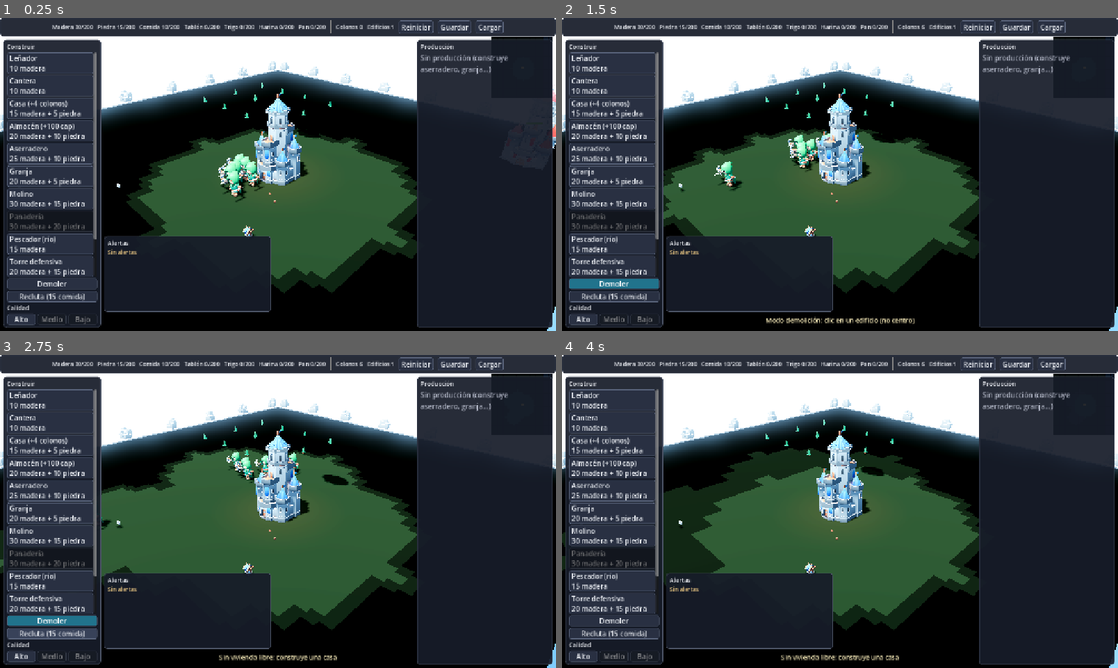
Above: before the commit, frames 1-4 (two rows, left to right).
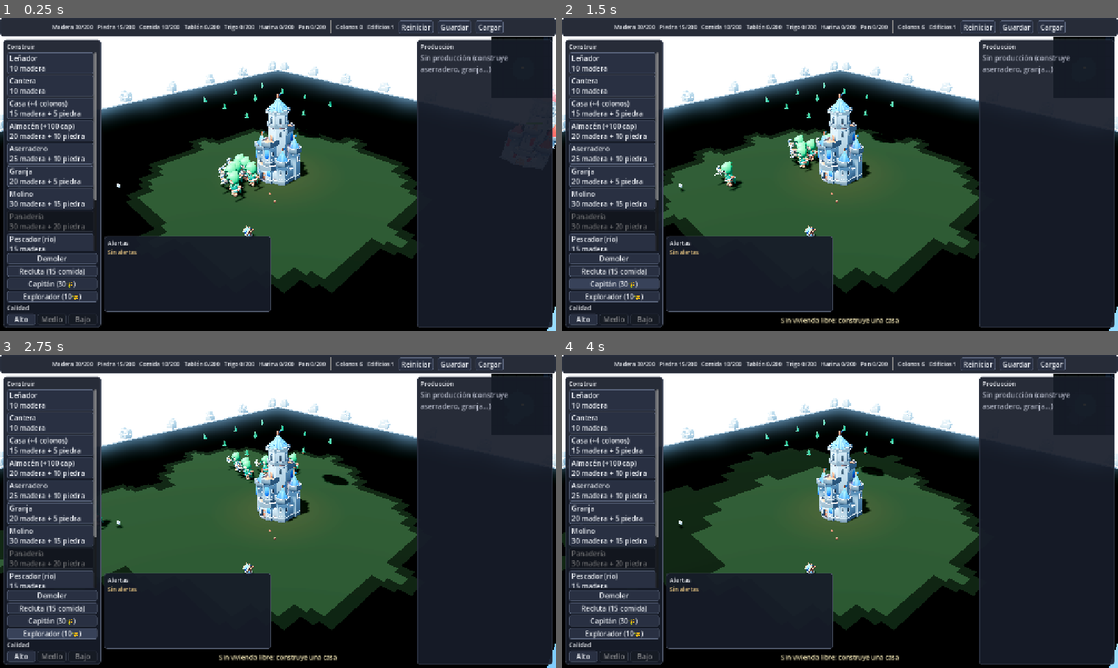
Above: after the commit, the same moments.

Repository: DilesZ/Espa-aSettlers
Game: Godot game, scene res://scenes/main.tscn
Two runs of this game, one before a commit and one after it. Both use one fixed random seed, a clock stepped at 60 frames per second and the inputs below.
Inputs (mouse positions are in pixels of both pictures, inside the frame that each line leads up to):
- Up to frame 1 (0.25 s): no input
- Up to frame 2 (1.5 s): click "Recluta (15 comida)" at 0.5 s; click (612, 284) at 1.25 s, where only the run after the commit has a clickable "Capitán (30🌾)"
- Up to frame 3 (2.75 s): click (50, 633) at 2 s, where only the run after the commit has a clickable "Explorador (10🌾)"
- Up to frame 4 (4 s): click "Reiniciar" at 2.75 s; click "Reiniciar" at 3.5 s

The runs differ from the first frame. In frame 1, 1.0% of the frame differs, in the area x 1-18%, y 57-91%; in frame 2, 1.7%, in the area x 1-64%, y 57-98%; in frame 3, 1.4%; in frame 4, 1.0%.

Commit message:
feat(godot): heroes capitan/explorador + clima lluvia/niebla

Diff:
--- a/godot/scenes/main.tscn
+++ b/godot/scenes/main.tscn
@@ -14,6 +14,7 @@
 [ext_resource type="Script" path="res://scripts/world/details.gd" id="12"]
 [ext_resource type="Script" path="res://scripts/systems/music_director.gd" id="13"]
 [ext_resource type="Script" path="res://scripts/world/trade_ship.gd" id="14"]
+[ext_resource type="Script" path="res://scripts/world/weather.gd" id="15"]
 
 [sub_resource type="Environment" id="Environment_1"]
 background_mode = 2
@@ -108,6 +109,9 @@
 [node name="TradeShip" type="Node3D" parent="."]
 script = ExtResource("14")
 
+[node name="Weather" type="Node3D" parent="."]
+script = ExtResource("15")
+
 [node name="HUD" type="CanvasLayer" parent="."]
 script = ExtResource("4")
 
--- a/godot/scripts/systems/fog_of_war.gd
+++ b/godot/scripts/systems/fog_of_war.gd
@@ -12,7 +12,8 @@
 ##   máx, barato a 2 Hz), filtrado así:
 ##     * enemigos (grupos "raiders" / "ai_building_nodes") → se ignoran (no aportan visión)
 ##     * `node.get("carry") != null` → Settler (tiene `var carry`) → rango 8
-##     * grupo "recruits" (o clase Recruit) → rango 8
+##     * grupo "recruits" (o clase Recruit) → rango `vision` si existe, 8 si no
+##     * `node.get("vision") != null` (Captain 8, Explorer 20) → rango vision
 ##     * resto de CharacterBody3D → se ignora (seguro por defecto)
 ## - Posición de unidad: `global_position` (nulo-seguro, solo si es Node3D válido).
 ##
@@ -123,10 +124,15 @@
 			continue
 		var is_settler: bool = n.get("carry") != null
 		var is_recruit: bool = n.is_in_group("recruits") or n is Recruit
-		if not (is_settler or is_recruit):
+		var has_vision: bool = n.get("vision") != null
+		if not (is_settler or is_recruit or has_vision):
 			continue
+		var unit_range: float = RANGE_UNIT
+		var vis: Variant = n.get("vision")
+		if vis != null and float(vis) > 0.0:
+			unit_range = float(vis)
 		var p: Vector3 = node3d.global_position
-		viewers.append({"x": p.x, "z": p.z, "range": RANGE_UNIT})
+		viewers.append({"x": p.x, "z": p.z, "range": unit_range})
 		count += 1
 	return viewers
 
--- a/godot/scripts/ui/hud.gd
+++ b/godot/scripts/ui/hud.gd
@@ -28,6 +28,8 @@
 var _palette_btns: Dictionary = {}
 var _demolish_btn: Button
 var _recruit_btn: Button
+var _captain_btn: Button
+var _explorer_btn: Button
 var _quality_btns: Dictionary = {}
 var _prod_rows: VBoxContainer
 var _alerts_label: Label
@@ -199,6 +201,14 @@
 	_recruit_btn.alignment = HORIZONTAL_ALIGNMENT_CENTER
 	_recruit_btn.pressed.connect(_on_recruit_pressed)
 	vb.add_child(_recruit_btn)
+	_captain_btn = _dark_button("Capitán (30🌾)")
+	_captain_btn.alignment = HORIZONTAL_ALIGNMENT_CENTER
+	_captain_btn.pressed.connect(_on_captain_pressed)
+	vb.add_child(_captain_btn)
+	_explorer_btn = _dark_button("Explorador (10🌾)")
+	_explorer_btn.alignment = HORIZONTAL_ALIGNMENT_CENTER
+	_explorer_btn.pressed.connect(_on_explorer_pressed)
+	vb.add_child(_explorer_btn)
 	vb.add_child(_title("Calidad"))
 	var qh := HBoxContainer.new()
 	qh.add_theme_constant_override("separation", 4)
@@ -498,6 +508,18 @@
 		GameState.message = err
 
 
+func _on_captain_pressed() -> void:
+	var err: String = Captain.train()
+	if err != "":
+		GameState.message = err
+
+
+func _on_explorer_pressed() -> void:
+	var err: String = Explorer.train()
+	if err != "":
+		GameState.message = err
+
+
 func _on_quality_pressed(level: String) -> void:
 	Quality.apply(level)
 	_refresh_quality()
--- /dev/null
+++ b/godot/scripts/units/captain.gd
@@ -0,0 +1,339 @@
+class_name Captain
+extends CharacterBody3D
+## Capitán: como Recruit pero élite (HP 120, DPS 14, speed 5.5).
+## Knight.glb tintado dorado (fallback cápsula dorada) + penacho rojo.
+## Grupo "recruits" (raiders/torres lo tratan como combatiente) + vision=8.
+## CharacterBody3D + NavigationAgent3D construido por código (sin escena).
+## Reelige objetivo cada 0.5s: raider vivo más cercano o edificio IA más
+## cercano. Ataca raiders a < 2.0 m y edificios IA a < 3.0 m con CAPTAIN_DPS.
+
+const SPEED := 5.5 ## Marcha (igual que max_speed del agente).
+const RETARGET := 0.5 ## Segundos entre reelecciones de objetivo.
+const RAIDER_RANGE := 2.0 ## Distancia de ataque contra raiders.
+const BUILDING_RANGE := 3.0 ## Distancia de ataque contra edificios IA.
+const TRAIN_POS := Vector3(0.0, 0.0, 4.0) ## Punto de aparición al entrenar.
+const MODEL_PATH := "res://assets/cc0/characters/Knight.glb"
+const CAPTAIN_HP := 120.0
+const CAPTAIN_DPS := 14.0
+const TRAIN_COST := 30
+
+static var _next_id := 0
+
+var hp: float = 0.0
+var recruit_id := ""
+var vision := 8.0
+
+var _target_raider: Node3D = null
+var _target_ai_id := ""
+var _retarget_t := 0.0
+var _gravity := 9.8
+var _built := false
+
+var nav: NavigationAgent3D
+
+
+## Crea un capitán en `pos`, lo registra en GameState.recruits ({id}) y lo
+## devuelve. El manager debe añadirlo al árbol con add_child().
+static func spawn(pos: Vector3) -> Captain:
+	var r := Captain.new()
+	r.position = pos
+	r._build()
+	r.recruit_id = "captain_%02d" % _next_id
+	_next_id += 1
+	if not r.is_in_group("recruits"):
+		r.add_to_group("recruits")
+	GameState.recruits.append({"id": r.recruit_id})
+	return r
+
+
+## Entrena un capitán en TRAIN_POS. Devuelve "" si va bien o el mensaje de
+## error: exige vivienda libre (settlers+recruits < min(housing_cap(casas),
+## MAX_SETTLERS)) y comida >= TRAIN_COST (la descuenta).
+static func train() -> String:
+	var casas := 0
+	for b in GameState.buildings:
+		if b is Dictionary and str((b as Dictionary).get("type", "")) == "casa":
+			casas += 1
+	var cap: int = mini(Economy.housing_cap(casas), Economy.MAX_SETTLERS)
+	if GameState.settlers.size() + GameState.recruits.size() >= cap:
+		return "Sin vivienda libre: construye una casa"
+	if float(GameState.resources.get("comida", 0.0)) < float(TRAIN_COST):
+		return "Comida insuficiente: necesitas 30"
+	GameState.resources["comida"] = float(GameState.resources.get("comida", 0.0)) - float(TRAIN_COST)
+	GameState.resources_changed.emit()
+	var r := Captain.spawn(TRAIN_POS)
+	var ml := Engine.get_main_loop()
+	if ml is SceneTree:
+		var st := ml as SceneTree
+		if st.current_scene != null:
+			st.current_scene.add_child(r)
+		elif st.root != null:
+			st.root.add_child(r)
+	return ""
+
+
+func _ready() -> void:
+	_build()
+	_gravity = float(ProjectSettings.get_setting("physics/3d/default_gravity", 9.8))
+	if not is_in_group("recruits"):
+		add_to_group("recruits")
+
+
+## Construye hijos por código (idempotente).
+func _build() -> void:
+	if _built:
+		return
+	_built = true
+	hp = float(CAPTAIN_HP)
+	floor_snap_length = 0.3
+
+	var col := CollisionShape3D.new()
+	col.name = "Body"
+	var cap := CapsuleShape3D.new()
+	cap.radius = 0.35
+	cap.height = 1.5
+	col.shape = cap
+	col.position = Vector3(0.0, 0.75, 0.0)
+	add_child(col)
+
+	_build_visual()
+
+	nav = NavigationAgent3D.new()
+	nav.name = "Nav"
+	nav.max_speed = SPEED
+	nav.path_desired_distance = 0.4
+	nav.target_desired_distance = 0.5
+	add_child(nav)
+
+
+## Knight.glb como hijo "Visual"; si no carga, cápsula dorada + lanza.
+## En ambos casos penacho rojo encima.
+func _build_visual() -> void:
+	var visual := Node3D.new()
+	visual.name = "Visual"
+	add_child(visual)
+	var packed: PackedScene = null
+	if ResourceLoader.exists(MODEL_PATH):
+		packed = load(MODEL_PATH) as PackedScene
+	if packed != null and packed.can_instantiate():
+		visual.add_child(packed.instantiate())
+		_add_plume(visual)
+		return
+	var mat := StandardMaterial3D.new()
+	mat.albedo_color = Color("#d4af37")
+	mat.roughness = 0.8
+	var capsule := CapsuleMesh.new()
+	capsule.radius = 0.35
+	capsule.height = 1.5
+	var body := MeshInstance3D.new()
+	body.name = "Body"
+	body.mesh = capsule
+	body.material_override = mat
+	body.position = Vector3(0.0, 0.85, 0.0)
+	visual.add_child(body)
+
+	var lance_mat := StandardMaterial3D.new()
+	lance_mat.albedo_color = Color(0.6, 0.6, 0.65)
+	lance_mat.roughness = 0.5
+	var lance_mesh := BoxMesh.new()
+	lance_mesh.size = Vector3(0.12, 0.12, 1.3)
+	var lance := MeshInstance3D.new()
+	lance.name = "Lance"
+	lance.mesh = lance_mesh
+	lance.material_override = lance_mat
+	lance.position = Vector3(0.35, 1.1, 0.25)
+	visual.add_child(lance)
+	_add_plume(visual)
+
+
+## Penacho: caja roja pequeña encima del casco.
+func _add_plume(parent: Node3D) -> void:
+	var plume_mat := StandardMaterial3D.new()
+	plume_mat.albedo_color = Color("#e63946")
+	plume_mat.roughness = 0.7
+	var plume_mesh := BoxMesh.new()
+	plume_mesh.size = Vector3(0.12, 0.22, 0.4)
+	var plume := MeshInstance3D.new()
+	plume.name = "Plume"
+	plume.mesh = plume_mesh
+	plume.material_override = plume_mat
+	plume.position = Vector3(0.0, 1.95, -0.05)
+	parent.add_child(plume)
+
+
+func _physics_process(delta: float) -> void:
+	if is_on_floor():
+		if velocity.y < 0.0:
+			velocity.y = -0.5
+	else:
+		velocity.y -= _gravity * delta
+	_retarget_t -= delta
+	if _retarget_t <= 0.0:
+		_retarget_t = RETARGET
+		_retarget()
+	_validate_target()
+	if _target_raider == null and _target_ai_id == "":
+		_retarget()
+		_validate_target()
+	if _target_raider != null:
+		var tp: Vector3 = _target_raider.global_position
+		if _flat_dist(tp) <= RAIDER_RANGE:
+			velocity.x = 0.0
+			velocity.z = 0.0
+			_hit_raider(delta)
+		else:
+			_move_to(tp)
+	elif _target_ai_id != "":
+		var b := _find_ai_building(_target_ai_id)
+		if b.is_empty():
+			_target_ai_id = ""
+		else:
+			var bp := _bpos(b)
+			if _flat_dist(bp) <= BUILDING_RANGE:
+				velocity.x = 0.0
+				velocity.z = 0.0
+				_hit_ai_building(b, delta)
+			else:
+				_move_to(bp)
+	else:
+		velocity.x = 0.0
+		velocity.z = 0.0
+	move_and_slide()
+
+
+## Reelige objetivo: raider vivo más cercano, o edificio IA más cercano.
+func _retarget() -> void:
+	_target_raider = _nearest_raider()
+	if _target_raider != null:
+		_target_ai_id = ""
+		return
+	var b := _nearest_ai_building()
+	if b.is_empty():
+		_target_ai_id = ""
+	else:
+		_target_ai_id = str(b.get("id", ""))
+
+
+## Limpia objetivos muertos/destruidos/liberados.
+func _validate_target() -> void:
+	if _target_raider != null:
+		if (not is_instance_valid(_target_raider) or _target_raider.is_queued_for_deletion()
+				or _target_raider.get("hp") == null
+				or float(_target_raider.get("hp")) <= 0.0):
+			_target_raider = null
+	if _target_ai_id != "" and _find_ai_building(_target_ai_id).is_empty():
+		_target_ai_id = ""
+
+
+func _nearest_raider() -> Node3D:
+	if not is_inside_tree():
+		return null
+	var best: Node3D = null
+	var best_d := INF
+	for n in get_tree().get_nodes_in_group("raiders"):
+		if not (n is Node3D):
+			continue
+		var nd := n as Node3D
+		if nd.is_queued_for_deletion():
+			continue
+		var h: Variant = nd.get("hp")
+		if h == null or float(h) <= 0.0:
+			continue
+		var d := _flat_dist(nd.global_position)
+		if d < best_d:
+			best_d = d
+			best = nd
+	return best
+
+
+func _nearest_ai_building() -> Dictionary:
+	var best: Dictionary = {}
+	var best_d := INF
+	for b in GameState.ai_buildings:
+		if not (b is Dictionary):
+			continue
+		var d := b as Dictionary
+		if float(d.get("hp", 0.0)) <= 0.0:
+			continue
+		var dist := _flat_dist(_bpos(d))
+		if dist < best_d:
+			best_d = dist
+			best = d
+	return best
+
+
+## Daña al raider; si muere lo libera y borra su dict de GameState.raiders.
+func _hit_raider(delta: float) -> void:
+	if _target_raider == null or not is_instance_valid(_target_raider):
+		_target_raider = null
+		return
+	var cur := float(_target_raider.get("hp")) - float(CAPTAIN_DPS) * delta
+	_target_raider.set("hp", cur)
+	if cur <= 0.0:
+		var rid := str(_target_raider.get("raider_id"))
+		for i in range(GameState.raiders.size()):
+			var d: Variant = GameState.raiders[i]
+			if d is Dictionary and str((d as Dictionary).get("id", "")) == rid:
+				GameState.raiders.remove_at(i)
+				break
+		_target_raider.queue_free()
+		_target_raider = null
+
+
+## Daña el edificio IA (dict por referencia); si cae lo borra de
+## GameState.ai_buildings.
+func _hit_ai_building(b: Dictionary, delta: float) -> void:
+	b["hp"] = float(b.get("hp", 0.0)) - float(CAPTAIN_DPS) * delta
+	if float(b.get("hp", 0.0)) > 0.0:
+		return
+	var bid := str(b.get("id", ""))
+	for i in range(GameState.ai_buildings.size()):
+		var d: Variant = GameState.ai_buildings[i]
+		if d is Dictionary and str((d as Dictionary).get("id", "")) == bid:
+			GameState.ai_buildings.remove_at(i)
+			break
+	_target_ai_id = ""
+
+
+## Avanza hacia `target` (vía nav si hay mapa, si no en línea recta).
+func _move_to(target: Vector3) -> void:
+	var to := target - global_position
+	to.y = 0.0
+	if to.length() < 0.05:
+		velocity.x = 0.0
+		velocity.z = 0.0
+		return
+	if _nav_ready():
+		nav.target_position = target
+		var next := nav.get_next_path_position()
+		var nd := next - global_position
+		nd.y = 0.0
+		if nd.length() > 0.05:
+			var dir := nd.normalized()
+			velocity.x = dir.x * SPEED
+			velocity.z = dir.z * SPEED
+			return
+	var straight := to.normalized()
+	velocity.x = straight.x * SPEED
+	velocity.z = straight.z * SPEED
+
+
+func _nav_ready() -> bool:
+	return nav != null and is_inside_tree() and NavigationServer3D.map_is_active(nav.get_navigation_map())
+
+
+func _flat_dist(p: Vector3) -> float:
+	var d := p - global_position
+	d.y = 0.0
+	return d.length()
+
+
+func _find_ai_building(bid: String) -> Dictionary:
+	for b in GameState.ai_buildings:
+		if b is Dictionary and str((b as Dictionary).get("id", "")) == bid:
+			return b as Dictionary
+	return {}
+
+
+static func _bpos(d: Dictionary) -> Vector3:
+	return Vector3(float(d.get("x", 0.0)), 0.0, float(d.get("z", 0.0)))
--- /dev/null
+++ b/godot/scripts/units/explorer.gd
@@ -0,0 +1,184 @@
+class_name Explorer
+extends CharacterBody3D
+## Explorador: HP 30, SIN ataque. Huye/explora: camina a un punto aleatorio
+## del mapa cada 8s a speed 7. Visual Rogue.glb (fallback cápsula).
+## SIN grupo "recruits" (los raiders buscan ese grupo, así lo ignoran).
+## vision=20 para la niebla de guerra. CharacterBody3D + NavigationAgent3D
+## construido por código (sin escena).
+
+const SPEED := 7.0 ## Marcha rápida de exploración.
+const WANDER_INTERVAL := 8.0 ## Segundos entre nuevos destinos.
+const TRAIN_POS := Vector3(0.0, 0.0, 4.0) ## Punto de aparición al entrenar.
+const MODEL_PATH := "res://assets/cc0/characters/Rogue.glb"
+const EXPLORER_HP := 30.0
+const TRAIN_COST := 10
+
+static var _next_id := 0
+
+var hp: float = 0.0
+var explorer_id := ""
+var vision := 20.0
+
+var nav: NavigationAgent3D
+
+var _wander_t := 0.0
+var _target := Vector3.ZERO
+var _has_target := false
+var _gravity := 9.8
+var _built := false
+
+
+## Crea un explorador en `pos`, lo registra en GameState.recruits ({id},
+## ocupa vivienda como el resto) y lo devuelve. El manager debe añadirlo
+## al árbol con add_child(). NO se une al grupo "recruits".
+static func spawn(pos: Vector3) -> Explorer:
+	var e := Explorer.new()
+	e.position = pos
+	e._build()
+	e.explorer_id = "explorer_%02d" % _next_id
+	_next_id += 1
+	GameState.recruits.append({"id": e.explorer_id})
+	return e
+
+
+## Entrena un explorador en TRAIN_POS. Devuelve "" si va bien o el mensaje
+## de error: exige vivienda libre y comida >= TRAIN_COST (la descuenta).
+static func train() -> String:
+	var casas := 0
+	for b in GameState.buildings:
+		if b is Dictionary and str((b as Dictionary).get("type", "")) == "casa":
+			casas += 1
+	var cap: int = mini(Economy.housing_cap(casas), Economy.MAX_SETTLERS)
+	if GameState.settlers.size() + GameState.recruits.size() >= cap:
+		return "Sin vivienda libre: construye una casa"
+	if float(GameState.resources.get("comida", 0.0)) < float(TRAIN_COST):
+		return "Comida insuficiente: necesitas 10"
+	GameState.resources["comida"] = float(GameState.resources.get("comida", 0.0)) - float(TRAIN_COST)
+	GameState.resources_changed.emit()
+	var e := Explorer.spawn(TRAIN_POS)
+	var ml := Engine.get_main_loop()
+	if ml is SceneTree:
+		var st := ml as SceneTree
+		if st.current_scene != null:
+			st.current_scene.add_child(e)
+		elif st.root != null:
+			st.root.add_child(e)
+	return ""
+
+
+func _ready() -> void:
+	_build()
+	_gravity = float(ProjectSettings.get_setting("physics/3d/default_gravity", 9.8))
+
+
+## Construye hijos por código (idempotente).
+func _build() -> void:
+	if _built:
+		return
+	_built = true
+	hp = float(EXPLORER_HP)
+	floor_snap_length = 0.3
+
+	var col := CollisionShape3D.new()
+	col.name = "Body"
+	var cap := CapsuleShape3D.new()
+	cap.radius = 0.35
+	cap.height = 1.5
+	col.shape = cap
+	col.position = Vector3(0.0, 0.75, 0.0)
+	add_child(col)
+
+	_build_visual()
+
+	nav = NavigationAgent3D.new()
+	nav.name = "Nav"
+	nav.max_speed = SPEED
+	nav.path_desired_distance = 0.4
+	nav.target_desired_distance = 0.5
+	add_child(nav)
+
+
+## Rogue.glb como hijo "Visual"; si no carga, cápsula de respaldo.
+func _build_visual() -> void:
+	var visual := Node3D.new()
+	visual.name = "Visual"
+	add_child(visual)
+	var packed: PackedScene = null
+	if ResourceLoader.exists(MODEL_PATH):
+		packed = load(MODEL_PATH) as PackedScene
+	if packed != null and packed.can_instantiate():
+		visual.add_child(packed.instantiate())
+		return
+	var mat := StandardMaterial3D.new()
+	mat.albedo_color = Color("#95d5b2")
+	mat.roughness = 0.8
+	var capsule := CapsuleMesh.new()
+	capsule.radius = 0.35
+	capsule.height = 1.5
+	var body := MeshInstance3D.new()
+	body.name = "Body"
+	body.mesh = capsule
+	body.material_override = mat
+	body.position = Vector3(0.0, 0.85, 0.0)
+	visual.add_child(body)
+
+
+func _physics_process(delta: float) -> void:
+	if is_on_floor():
+		if velocity.y < 0.0:
+			velocity.y = -0.5
+	else:
+		velocity.y -= _gravity * delta
+	_wander_t -= delta
+	if _wander_t <= 0.0 or not _has_target:
+		_wander_t = WANDER_INTERVAL
+		_pick_random_target()
+	if _has_target:
+		if _flat_dist(_target) < 0.6:
+			velocity.x = 0.0
+			velocity.z = 0.0
+		else:
+			_move_to(_target)
+	else:
+		velocity.x = 0.0
+		velocity.z = 0.0
+	move_and_slide()
+
+
+## Elige un punto aleatorio del mapa (evita el agua x > 22).
+func _pick_random_target() -> void:
+	_target = Vector3(randf_range(-28.0, 20.0), 0.0, randf_range(-28.0, 28.0))
+	_has_target = true
+
+
+## Avanza hacia `target` (vía nav si hay mapa, si no en línea recta).
+func _move_to(target: Vector3) -> void:
+	var to := target - global_position
+	to.y = 0.0
+	if to.length() < 0.05:
+		velocity.x = 0.0
+		velocity.z = 0.0
+		return
+	if _nav_ready():
+		nav.target_position = target
+		var next := nav.get_next_path_position()
+		var nd := next - global_position
+		nd.y = 0.0
+		if nd.length() > 0.05:
+			var dir := nd.normalized()
+			velocity.x = dir.x * SPEED
+			velocity.z = dir.z * SPEED
+			return
+	var straight := to.normalized()
+	velocity.x = straight.x * SPEED
+	velocity.z = straight.z * SPEED
+
+
+func _nav_ready() -> bool:
+	return nav != null and is_inside_tree() and NavigationServer3D.map_is_active(nav.get_navigation_map())
+
+
+func _flat_dist(p: Vector3) -> float:
+	var d := p - global_position
+	d.y = 0.0
+	return d.length()
--- /dev/null
+++ b/godot/scripts/world/weather.gd
@@ -0,0 +1,215 @@
+class_name Weather
+extends Node3D
+## Ciclo de clima procedural: CLEAR (60-90s aleatorio) <-> RAIN (25-40s).
+## Todo por código, sin escena: este nodo se instancia como hijo de Main.
+## Efectos de la lluvia:
+##   a) GPUParticles3D con 1500 gotas en caja de 70x20x70 sobre el mapa.
+##      SIN audio: el sonido lo lleva otro sistema.
+##   b) Freno global: Engine.time_scale 1.0 <-> 0.75 con lerp suave.
+##      NOTA: time_scale es GLOBAL (Engine), asi que la lluvia frena TODO el
+##      juego: fisica, timers, animaciones, DayNight, IA y el propio temporizador
+##      de este ciclo (las duraciones son tiempo de juego, no real).
+##   c) Niebla densa: solo toca fog_enabled / fog_density / fog_sky_affect del
+##      Environment del WorldEnvironment de la escena (buscado por clase,
+##      nulo-seguro). NO toca background/ambient: eso lo lleva DayNight.
+##   d) Avisa cada cambio via GameState.message (+ senal message_changed).
+
+enum State { CLEAR, RAIN }
+
+const CLEAR_MIN := 60.0
+const CLEAR_MAX := 90.0
+const RAIN_MIN := 25.0
+const RAIN_MAX := 40.0
+
+const CLEAR_TIME_SCALE := 1.0
+const RAIN_TIME_SCALE := 0.75
+const LERP_RATE := 2.0
+
+const RAIN_FOG_DENSITY := 0.02
+const RAIN_FOG_SKY_AFFECT := 0.5
+const CLEAR_FOG_DENSITY := 0.0
+
+const RAIN_AMOUNT := 1500
+const RAIN_CENTER := Vector3(0.0, 15.0, 0.0)
+const RAIN_EXTENTS := Vector3(35.0, 10.0, 35.0) # Caja 70x20x70.
+const RAIN_VELOCITY := 25.0 # Caida vertical (-Y).
+const RAIN_LIFETIME := 1.2
+const RAIN_COLOR := Color(0.55, 0.70, 1.0, 0.45) # Azul translucido.
+
+const MSG_RAIN_START := "Comienza la lluvia..."
+const MSG_RAIN_END := "Escampa."
+
+var _state: State = State.CLEAR
+var _timer := 0.0
+var _target_time_scale := CLEAR_TIME_SCALE
+var _target_fog_density := CLEAR_FOG_DENSITY
+
+var _rain: GPUParticles3D
+var _world_env: WorldEnvironment
+
+
+func _ready() -> void:
+	_build_rain()
+	_enter_clear(false)
+
+
+func _process(delta: float) -> void:
+	_refresh_cache()
+	_timer -= delta
+	if _timer <= 0.0:
+		if _state == State.CLEAR:
+			_enter_rain()
+		else:
+			_enter_clear(true)
+	_update_time_scale(delta)
+	_update_fog(delta)
+	_update_rain_emitting()
+
+
+func _exit_tree() -> void:
+	# No dejar el juego frenado si este nodo se libera.
+	Engine.time_scale = CLEAR_TIME_SCALE
+
+
+func _enter_clear(announce: bool) -> void:
+	_state = State.CLEAR
+	_timer = randf_range(CLEAR_MIN, CLEAR_MAX)
+	_target_time_scale = CLEAR_TIME_SCALE
+	_target_fog_density = CLEAR_FOG_DENSITY
+	if announce:
+		_set_message(MSG_RAIN_END)
+
+
+func _enter_rain() -> void:
+	_state = State.RAIN
+	_timer = randf_range(RAIN_MIN, RAIN_MAX)
+	_target_time_scale = RAIN_TIME_SCALE
+	_target_fog_density = RAIN_FOG_DENSITY
+	_set_message(MSG_RAIN_START)
+
+
+func _update_time_scale(delta: float) -> void:
+	if Engine.time_scale == _target_time_scale:
+		return
+	var w := 1.0 - exp(-LERP_RATE * delta)
+	Engine.time_scale = lerpf(Engine.time_scale, _target_time_scale, w)
+	if absf(Engine.time_scale - _target_time_scale) < 0.001:
+		Engine.time_scale = _target_time_scale
+
+
+func _update_fog(delta: float) -> void:
+	var env := _get_env()
+	if env == null:
+		return
+	if _target_fog_density > 0.0:
+		env.fog_enabled = true
+		env.fog_sky_affect = RAIN_FOG_SKY_AFFECT
+		var w := 1.0 - exp(-LERP_RATE * delta)
+		env.fog_density = lerpf(env.fog_density, _target_fog_density, w)
+	else:
+		var w0 := 1.0 - exp(-LERP_RATE * delta)
+		env.fog_density = lerpf(env.fog_density, CLEAR_FOG_DENSITY, w0)
+		if env.fog_density < 0.0005:
+			env.fog_density = CLEAR_FOG_DENSITY
+			env.fog_enabled = false
+
+
+func _update_rain_emitting() -> void:
+	if _rain == null or not is_instance_valid(_rain):
+		return
+	var want := _state == State.RAIN
+	if _rain.emitting != want:
+		_rain.emitting = want
+
+
+## Construye la lluvia por codigo: 1500 gotas, caja 70x20x70, caida -25Y.
+func _build_rain() -> void:
+	if _rain != null and is_instance_valid(_rain):
+		return
+	var particles := GPUParticles3D.new()
+	particles.name = "Rain"
+	particles.amount = RAIN_AMOUNT
+	particles.lifetime = RAIN_LIFETIME
+	particles.preprocess = RAIN_LIFETIME # Lluvia visible desde el primer frame.
+	particles.explosiveness = 0.0
+	particles.one_shot = false
+	particles.local_coords = false
+	particles.emitting = false
+	particles.position = RAIN_CENTER
+	# Evita que las gotas desaparezcan por frustum culling.
+	particles.visibility_aabb = AABB(Vector3(-40.0, -25.0, -40.0), Vector3(80.0, 45.0, 80.0))
+
+	var pm := ParticleProcessMaterial.new()
+	pm.emission_shape = ParticleProcessMaterial.EMISSION_SHAPE_BOX
+	pm.emission_box_extents = RAIN_EXTENTS
+	pm.direction = Vector3(0.0, -1.0, 0.0)
+	pm.spread = 3.0
+	pm.initial_velocity_min = RAIN_VELOCITY - 2.0
+	pm.initial_velocity_max = RAIN_VELOCITY + 2.0
+	pm.gravity = Vector3.ZERO
+	pm.color = RAIN_COLOR
+	particles.process_material = pm
+
+	var drop := BoxMesh.new()
+	drop.size = Vector3(0.04, 0.35, 0.04)
+	var mat := StandardMaterial3D.new()
+	mat.shading_mode = BaseMaterial3D.SHADING_MODE_UNSHADED
+	mat.transparency = BaseMaterial3D.TRANSPARENCY_ALPHA
+	mat.albedo_color = RAIN_COLOR
+	drop.material = mat
+	particles.draw_pass_1 = drop
+
+	add_child(particles)
+	_rain = particles
+
+
+## Rebusca el WorldEnvironment en la escena actual; nulo-seguro y con cache.
+## (Mismo patron que DayNight; solo se usa para la niebla.)
+func _refresh_cache() -> void:
+	if is_instance_valid(_world_env):
+		return
+	_world_env = null
+	var tree := get_tree()
+	if tree == null:
+		return
+	var scene := tree.current_scene
+	if scene == null:
+		return
+	_world_env = _find_first(scene, &"WorldEnvironment") as WorldEnvironment
+
+
+func _find_first(node: Node, cls: StringName) -> Node:
+	if node == null:
+		return null
+	if node.is_class(cls):
+		return node
+	for child in node.get_children():
+		var found := _find_first(child, cls)
+		if found != null:
+			return found
+	return null
+
+
+## Devuelve el Environment del WorldEnvironment (lo crea si falta, sin tocar
+## background/ambient: solo se usara para fog_*). Nulo si no hay entorno.
+func _get_env() -> Environment:
+	if not is_instance_valid(_world_env):
+		return null
+	var env := _world_env.environment
+	if env == null:
+		env = Environment.new()
+		_world_env.environment = env
+	return env
+
+
+## Aviso via GameState.message + senal, con guards (nulo-seguro fuera de Main).
+func _set_message(text: String) -> void:
+	var tree := get_tree()
+	if tree == null or tree.root == null:
+		return
+	var gs := tree.root.get_node_or_null("GameState")
+	if gs == null:
+		return
+	gs.set("message", text)
+	if gs.has_signal("message_changed"):
+		gs.emit_signal("message_changed", text)
Not shown: 1 places in godot/scenes/main.tscn that only renumber resources
Not shown, added: godot/scripts/units/captain.gd.uid
Not shown, added: godot/scripts/units/explorer.gd.uid
Not shown, added: godot/scripts/world/weather.gd.uid
